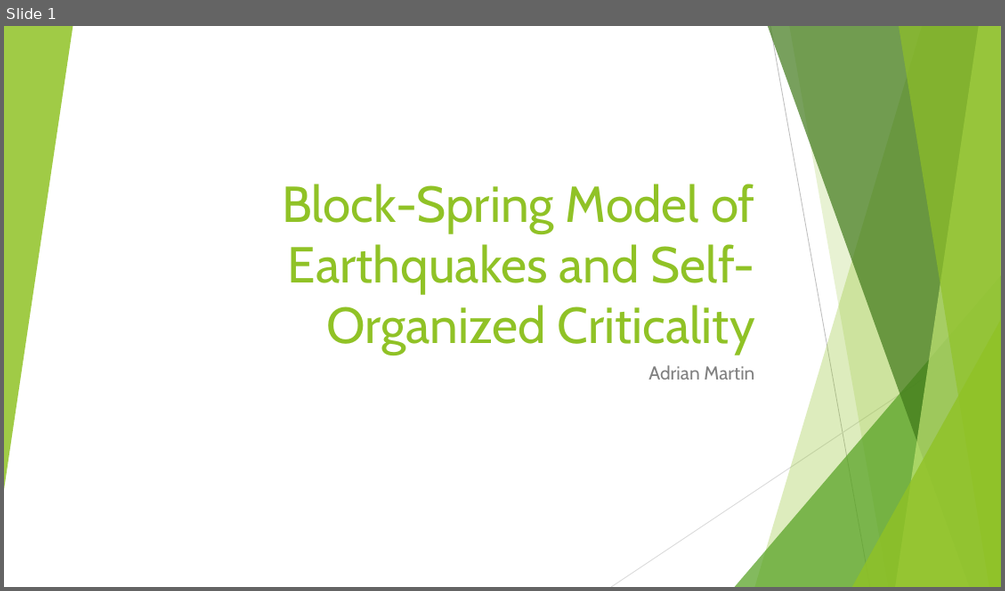
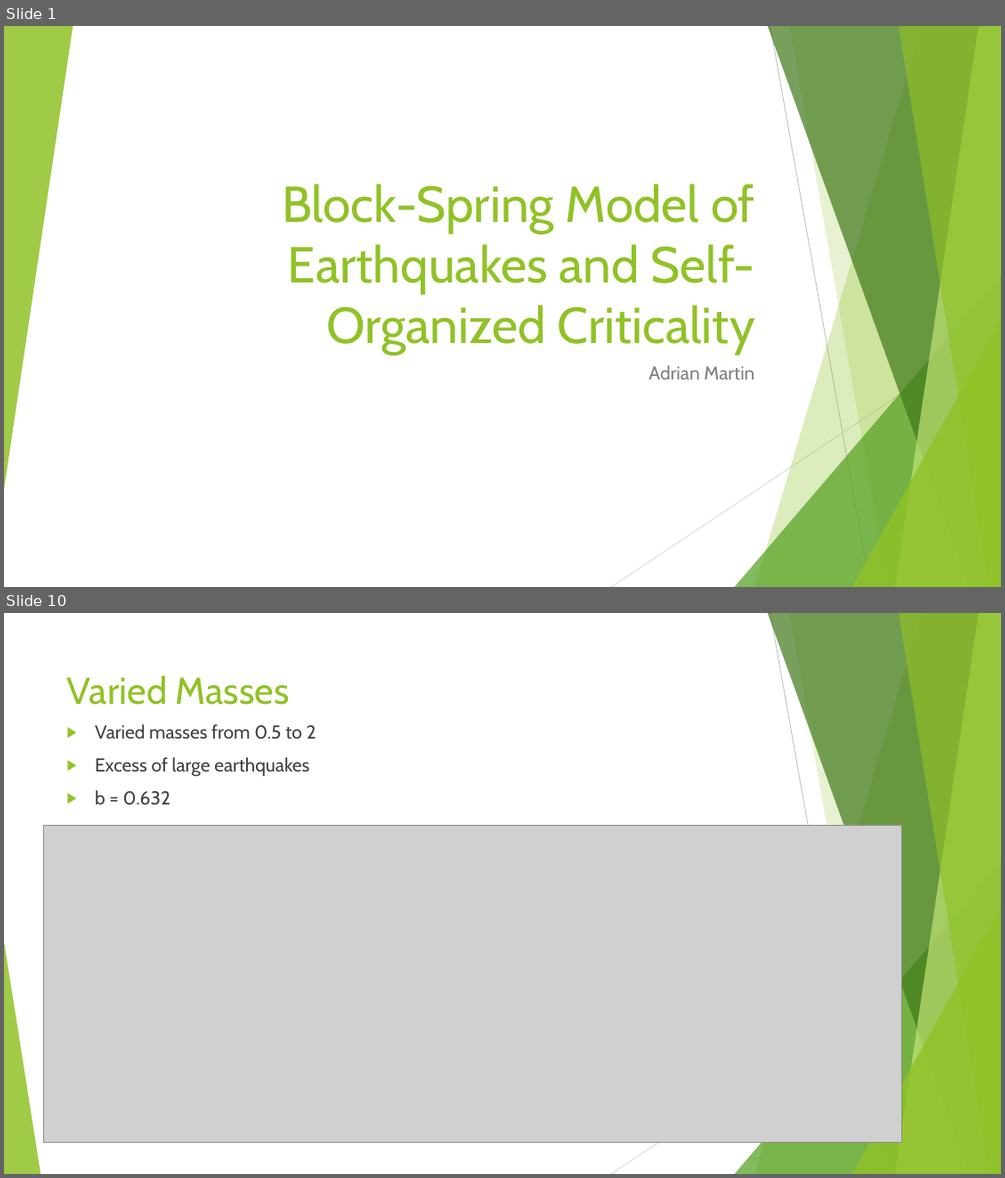
Before and after one commit to aMartin6/Final_Project, a slide deck: Earthquake Presentation.pptx. Shown one above the other, each under a label of ours: slide 1 before the commit, slides 1 and 10 after it; the slides between them are not shown. The pictures are 1005x591 and 1005x1178 pixels, drawn with LibreOffice and Linux fonts; fonts in the diff are those of the drawing; grey boxes stand for pictures. Boxes give left, top, right and bottom in pixels: in the first picture for what was removed or moved away, otherwise in the second. Text is boxed around its words. In the diff, an @@ line names an element or a change of style, - is before the commit and + after.

```diff
--- a/Earthquake Presentation.pptx
+++ b/Earthquake Presentation.pptx
@@ slide 10 added at (x1=4, y1=613, x2=1001, y2=1174), background #FFFFFF; not listed: 9 template elements that a slide beside it also shows @@
@@ title added at (x1=67, y1=675, x2=290, y2=705), 36 pt, text #90C226 @@
+Varied Masses
@@ text added at (x1=95, y1=724, x2=316, y2=805), 18 pt, text #404040 @@
+▶ Varied masses from 0.5 to 2
+▶ Excess of large earthquakes
+▶ b = 0.632
@@ picture added at (x1=43, y1=825, x2=901, y2=1142) @@
@@ triangle added at (x1=4, y1=941, x2=40, y2=1174), fill #90C226 at 85% opacity @@
```
Also in this commit, not shown: 4 slides changed, 6 other slides added, 4 slides removed, 1 other file.
